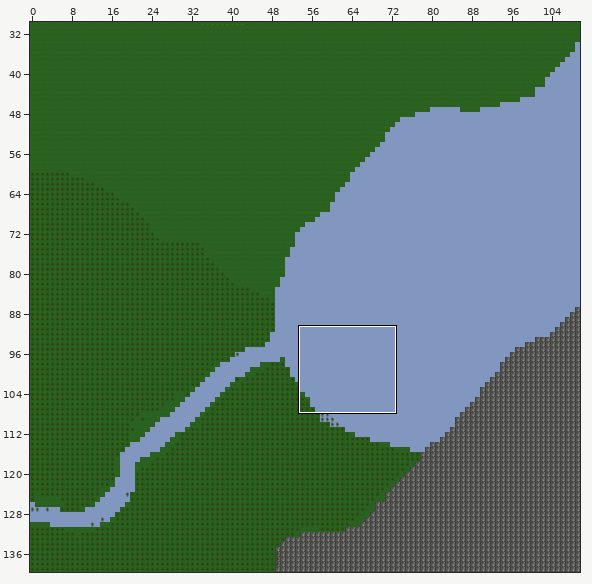
A Tiled map gets an edit: maps/00-02-04-50-00.tmx. The first picture is a wide view before the edit; the outline marks the close-up.
Close-up. Before the commit:
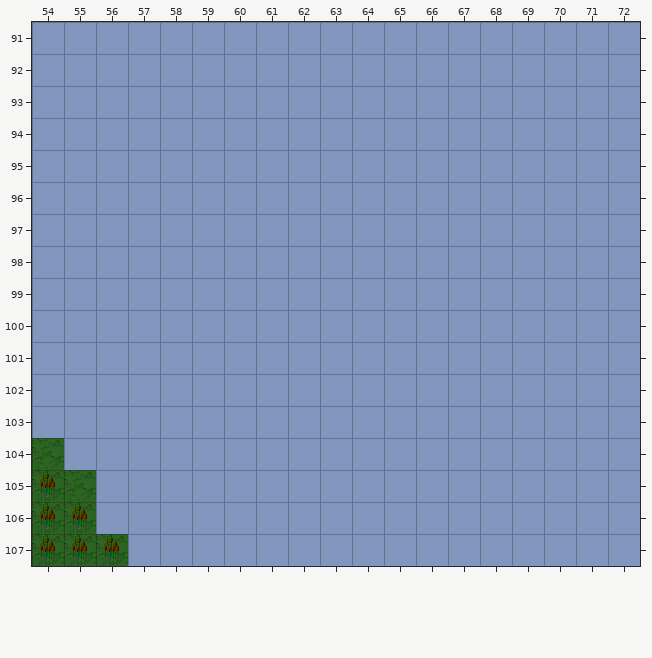
Cells are 32x32 px. Shown: x 54..72, y 91..107. The commit also changed other parts of the map, which this record leaves out. Not drawn, because the pictures are missing: unchanged layer "Collision".
The same view after the edit:
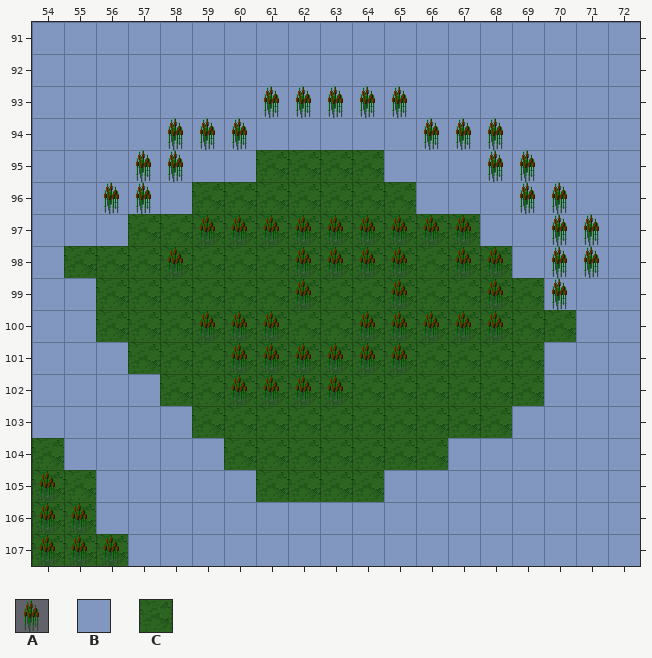
Key: from "cartography_set": A 22, B 24, C 35.
_ is an empty cell.
Tiles replaced or removed in this view: B.
From old to new:
Changed rows in their new state; . is an unchanged cell.
Layer "Ground1":
first column x 55:
 95 ......CCCC......
 96 ....CCCCCCC.....
 97 ..CCCCCCCCCCC...
 98 CCCCCCCCCCCCCC..
 99 .CCCCCCCCCCCCCC.
100 .CCCCCCCCCCCCCCC
101 ..CCCCCCCCCCCCC.
102 ...CCCCCCCCCCCC.
103 ....CCCCCCCCCC..
104 .....CCCCCCC....
105 ......CCCC......
Layer "Ground2":
first column x 56:
 93 .....AAAAA......
 94 ..AAA.....AAA...
 95 .AA.........AA..
 96 AA...........AA.
 97 ...AAAAAAAAA..AA
 98 ..A...AAAA.AA.AA
 99 ......A..A..A.A.
100 ...AAA..AAAAA...
101 ....AAAAAA......
102 ....AAAA........
